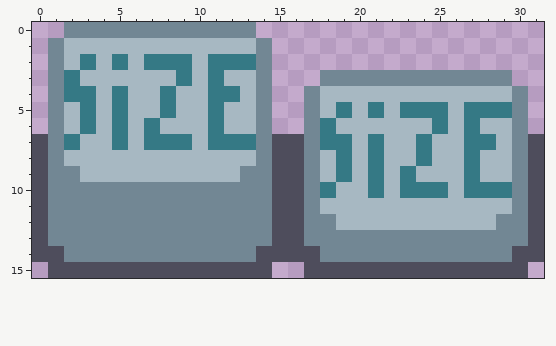
One commit to this pixel-art sprite: res/button_size.png. This is how it looked before the edit.
The file is 32x16 pixels.
New version:
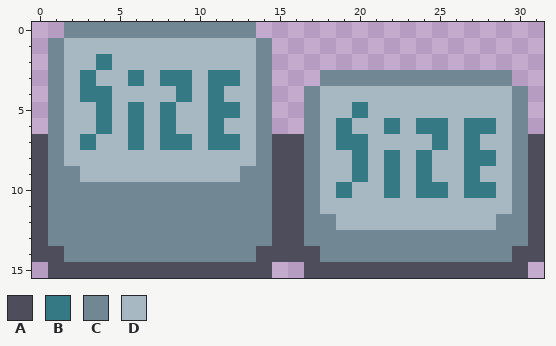
Palette (. is transparent): A #4e4d5c  B #357985  C #728794  D #a7b8c2
Edits made:
{"y":2,"x":3,"old":"BDB","new":"DBD"}
{"y":2,"x":7,"old":"BBB","new":"DDD"}
{"y":2,"x":11,"old":"BBB","new":"DDD"}
{"y":3,"x":2,"old":"BD","new":"DB"}
{"y":3,"x":6,"old":"D","new":"B"}
{"y":3,"x":8,"old":"D","new":"B"}
{"y":3,"x":12,"old":"D","new":"B"}
{"y":4,"x":2,"old":"B","new":"D"}
{"y":4,"x":4,"old":"DB","new":"BD"}
{"y":4,"x":8,"old":"BD","new":"DB"}
{"y":4,"x":12,"old":"B","new":"D"}
{"y":5,"x":3,"old":"BDBD","new":"DBDB"}
{"y":5,"x":12,"old":"D","new":"B"}
{"y":5,"x":19,"old":"BDB","new":"DBD"}
{"y":5,"x":23,"old":"BBB","new":"DDD"}
{"y":5,"x":27,"old":"BBB","new":"DDD"}
{"y":6,"x":3,"old":"BDBDBD","new":"DBDBDB"}
{"y":6,"x":18,"old":"BD","new":"DB"}
{"y":6,"x":22,"old":"D","new":"B"}
{"y":6,"x":24,"old":"D","new":"B"}
{"y":6,"x":28,"old":"D","new":"B"}
{"y":7,"x":2,"old":"BD","new":"DB"}
{"y":7,"x":5,"old":"BDB","new":"DBD"}
{"y":7,"x":13,"old":"B","new":"D"}
{"y":7,"x":18,"old":"B","new":"D"}
{"y":7,"x":20,"old":"DB","new":"BD"}
{"y":7,"x":24,"old":"BD","new":"DB"}
{"y":7,"x":28,"old":"B","new":"D"}
{"y":8,"x":19,"old":"BDBD","new":"DBDB"}
{"y":8,"x":28,"old":"D","new":"B"}
{"y":9,"x":19,"old":"BDBDBD","new":"DBDBDB"}
{"y":10,"x":18,"old":"BD","new":"DB"}
{"y":10,"x":21,"old":"BDB","new":"DBD"}
{"y":10,"x":29,"old":"B","new":"D"}
{"label":"changed","picture_box":[64,54,256,150]}
{"label":"changed","picture_box":[320,102,512,198]}
